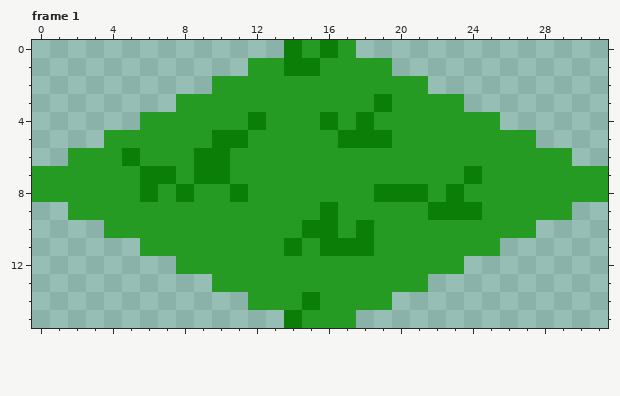
Pixel-art file: res/img/tile1.aseprite. The first picture shows the starting point.
32x16 pixels, 7 frames. Shown: frame 1.
After the commit:
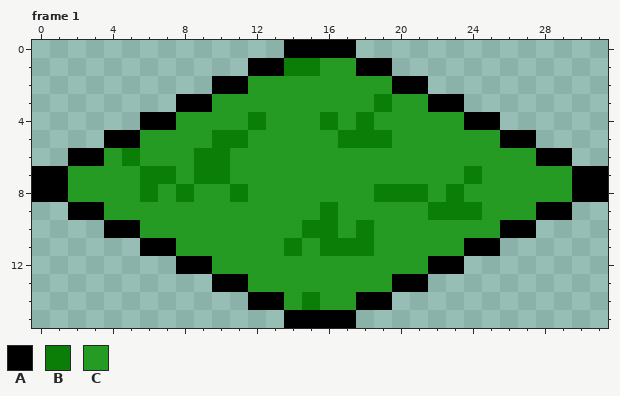
Palette (. is transparent): A #000000  B #0a7e07  C #259b24
What changed:
Frame 1:
y 0: x 14..17 BCBC -> AAAA
y 1: x 12..13 CC -> AA; x 18..19 CC -> AA
y 2: x 10..11 CC -> AA; x 20..21 CC -> AA
y 3: x 8..9 CC -> AA; x 22..23 CC -> AA
y 4: x 6..7 CC -> AA; x 24..25 CC -> AA
y 5: x 4..5 CC -> AA; x 26..27 CC -> AA
y 6: x 2..3 CC -> AA; x 28..29 CC -> AA
y 7..8: x 0..1 CC -> AA; x 30..31 CC -> AA
y 9: x 2..3 CC -> AA; x 28..29 CC -> AA
y 10: x 4..5 CC -> AA; x 26..27 CC -> AA
y 11: x 6..7 CC -> AA; x 24..25 CC -> AA
y 12: x 8..9 CC -> AA; x 22..23 CC -> AA
y 13: x 10..11 CC -> AA; x 20..21 CC -> AA
y 14: x 12..13 CC -> AA; x 18..19 CC -> AA
y 15: x 14..17 BCCC -> AAAA
Changed places in both pictures, as pixel boxes (x1, y1, x2, y2):
changed: (32, 40, 608, 328)
